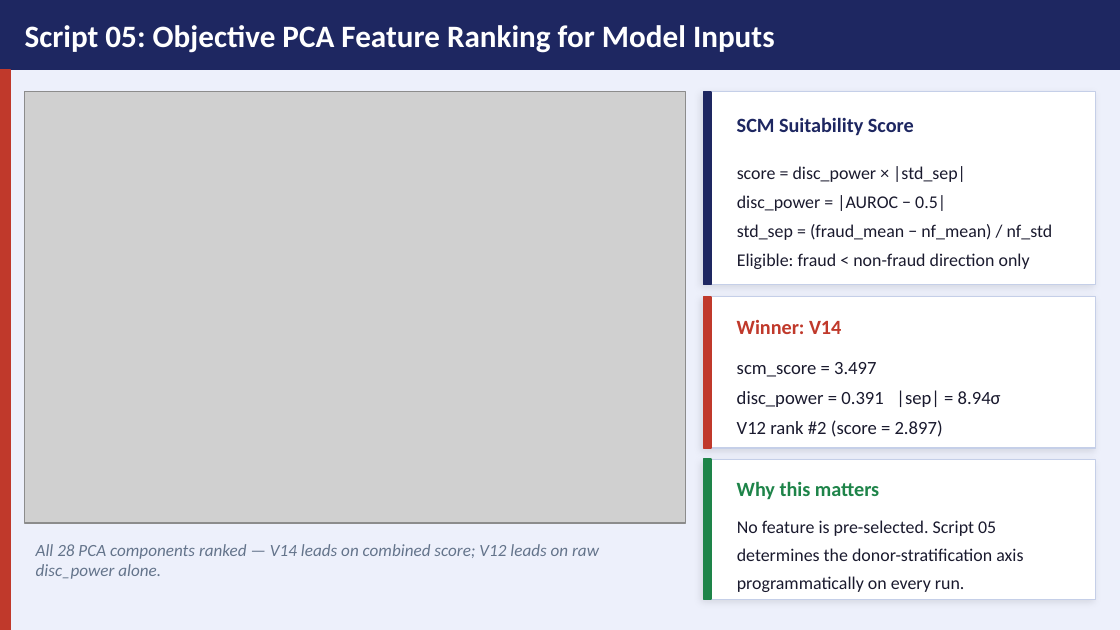
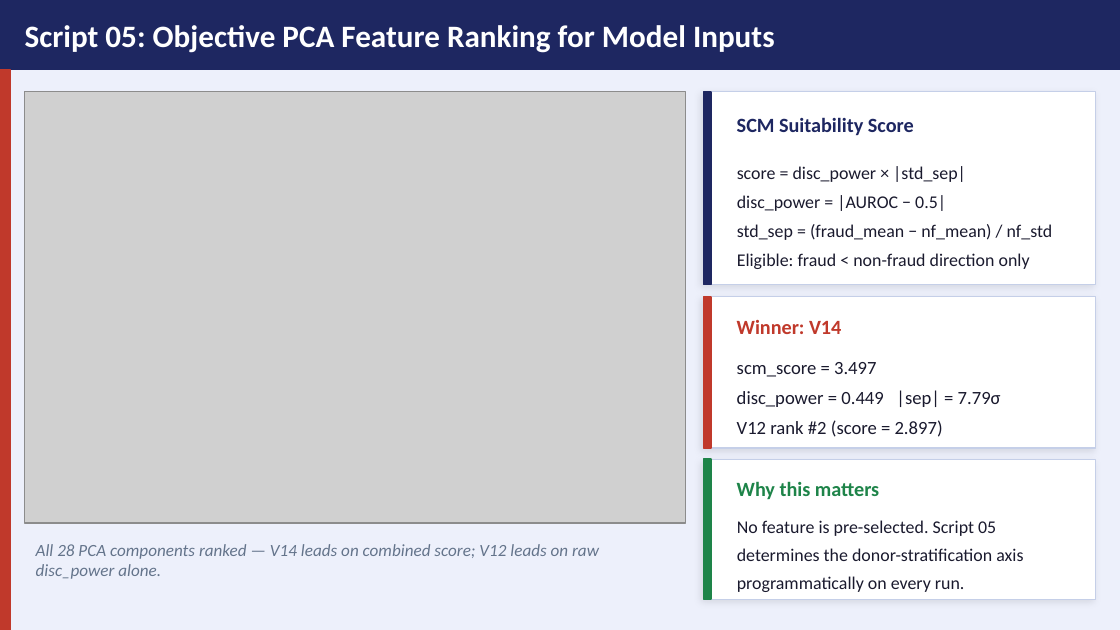
Before and after one commit to EllaN12/Ella_Portfolio, a slide deck: slide 10 of credit_card_fraud_detection.pptx (slide 9 before the commit). Drawn at 1120x630 pixels with LibreOffice and Linux fonts; fonts in the diff are those of the drawing; grey boxes stand for pictures. Boxes give left, top, right and bottom in pixels: in the first picture for what was removed or moved away, otherwise in the second. Text is boxed around its words. In the diff, an @@ line names an element or a change of style, - is before the commit and + after.

```diff
--- a/credit_card_fraud_detection.pptx
+++ b/credit_card_fraud_detection.pptx
@@ text at <box>737,390,1001,407</box>: text changed @@
-disc_power = 0.391 |sep| = 8.94σ
+disc_power = 0.449 |sep| = 7.79σ
```
Also in this commit, not shown: 2 other slides changed, 1 slide added, 5 other files.
